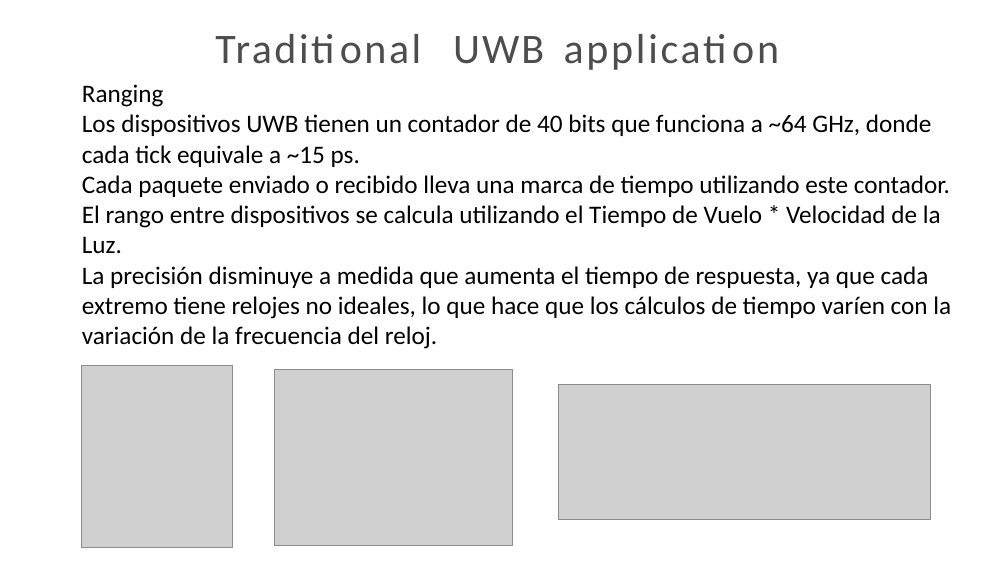
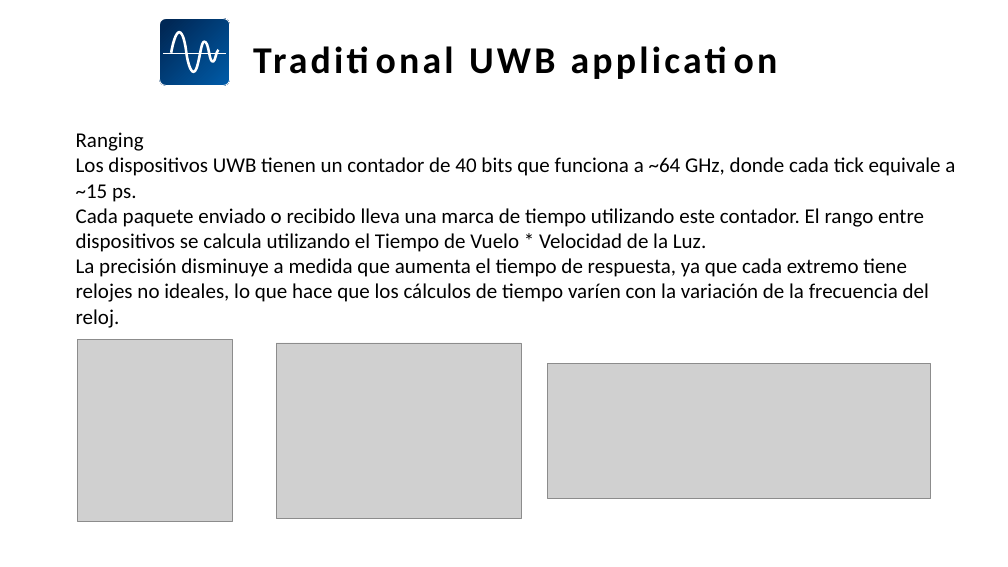
Before and after one commit to SiwaNetwork/QUANTUM, a slide deck: slide 5 of Time-Card/ДОКУМЕНТЫ/МАТЕРИАЛ СТАТЬИ/Синхронизация кейсы на испанском.pptx. Drawn at 1008x567 pixels with LibreOffice and Linux fonts; fonts in the diff are those of the drawing; grey boxes stand for pictures. Boxes give left, top, right and bottom in pixels: in the first picture for what was removed or moved away, otherwise in the second. Text is boxed around its words. In the diff, an @@ line names an element or a change of style, - is before the commit and + after.

```diff
--- a/Time-Card/ДОКУМЕНТЫ/МАТЕРИАЛ СТАТЬИ/Синхронизация кейсы на испанском.pptx
+++ b/Time-Card/ДОКУМЕНТЫ/МАТЕРИАЛ СТАТЬИ/Синхронизация кейсы на испанском.pptx
@@ freeform shape added at [160, 19, 230, 85], fill gradient #005CA9 to #002856, outline #FFFFFF 0.75 pt @@
@@ freeform shape added at [163, 53, 225, 54], fill #FFFFFF @@
@@ freeform shape added at [170, 31, 219, 73], fill #FFFFFF @@
@@ title "Traditional UWB application": place and size @@
-title "Traditional UWB application" at [453, 36, 544, 64]
+title "Traditional UWB application" at [469, 48, 556, 74]
@@ title "Traditional UWB application" at [469, 48, 556, 74]: size 40 to 36 pt, text colour #4D4D4E to #000000, bold on; letter spacing 2.4 to 3.1 pt in "Traditional"; letter spacing 1.9 to 3.1 pt in "UWB"; letter spacing 2.6 to 3.1 pt in "application" @@
@@ text "Ranging": place and size @@
-text "Ranging" at [82, 84, 951, 349]
+text "Ranging" at [76, 132, 955, 302]
@@ text "Ranging" at [76, 132, 955, 302]: size 24 to 20 pt @@
@@ picture: place and size @@
-picture at [82, 366, 232, 547]
+picture at [78, 340, 233, 521]
@@ picture: place and size @@
-picture at [275, 370, 513, 546]
+picture at [276, 343, 521, 520]
@@ picture: place and size @@
-picture at [558, 384, 930, 520]
+picture at [547, 364, 931, 499]
```
Also in this commit, not shown: 12 other slides changed, 24 slides added, 8 slides removed, 4 other files.
